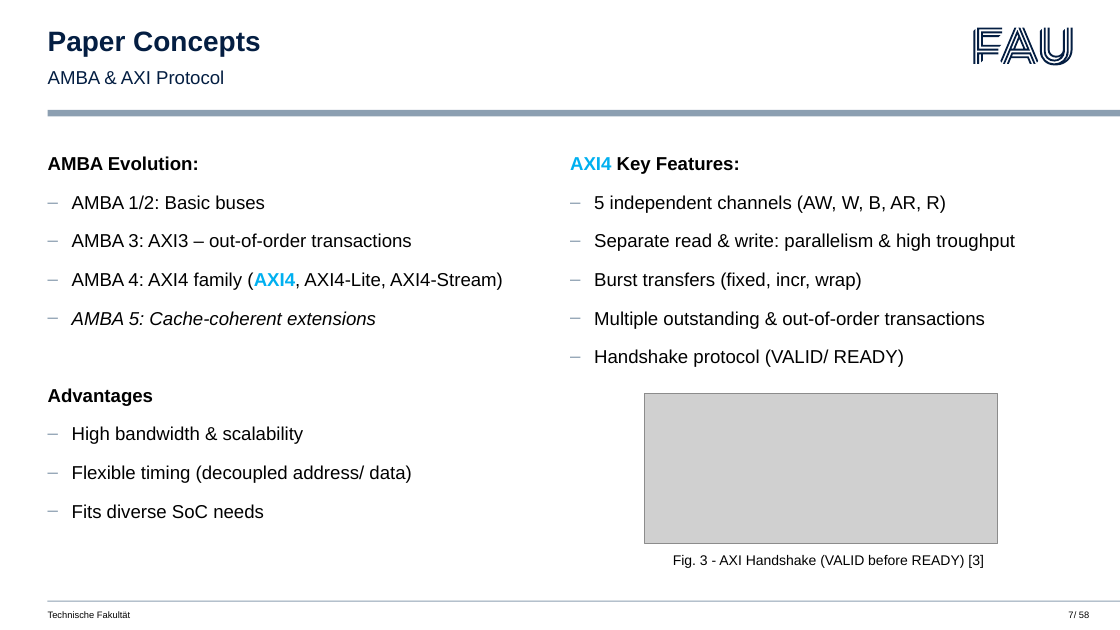
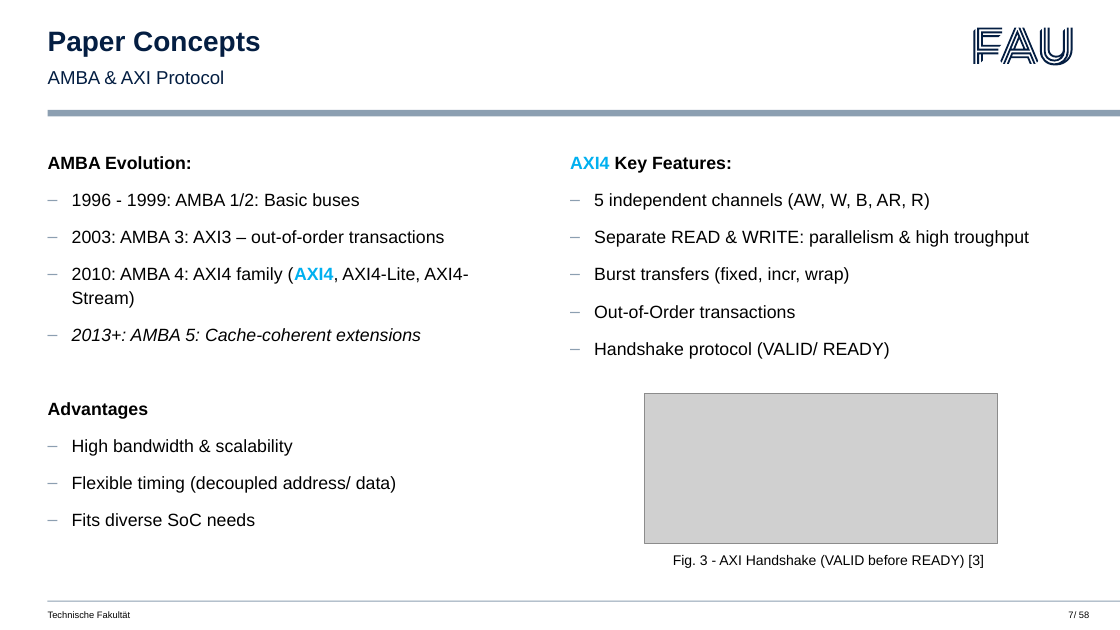
Before and after one commit to daschdy/NeuRa, a slide deck: slide 7 of presentation/Präsentation_NeuRa.pptx. Drawn at 1120x630 pixels with LibreOffice and Linux fonts; fonts in the diff are those of the drawing; grey boxes stand for pictures; background and template pictures are left out. Boxes give left, top, right and bottom in pixels: in the first picture for what was removed or moved away, otherwise in the second. Text is boxed around its words. In the diff, an @@ line names an element or a change of style, - is before the commit and + after.

Commit message:
final presentation

```diff
--- a/presentation/Präsentation_NeuRa.pptx
+++ b/presentation/Präsentation_NeuRa.pptx
@@ text at box(48, 156, 396, 526): size 16 to 15.2 pt in "AMBA Evolution:", "Advantages", "High bandwidth & scalability", "Flexible timing (decoupled address/ data)" and 1 more places; line spacing 1.1 to 1.09 @@
@@ text at box(570, 156, 930, 359): size 16 to 15.2 pt in "AXI4 Key Features:", "5 independent channels (AW, W, B, AR, ...", "Burst transfers (fixed, incr, wrap)", "Handshake protocol (VALID/ READY)"; line spacing 1.1 to 1.09 @@
@@ text at box(72, 193, 468, 341): text changed; size 16 to 15.2 pt @@
-– AMBA 1/2: Basic buses
-– AMBA 3: AXI3 – out-of-order transactions
-– AMBA 4: AXI4 family (AXI4, AXI4-Lite, AXI4-Stream)
-– AMBA 5: Cache-coherent extensions
+– 1996 - 1999: AMBA 1/2: Basic buses
+– 2003: AMBA 3: AXI3 – out-of-order transactions
+– 2010: AMBA 4: AXI4 family (AXI4, AXI4-Lite, AXI4-Stream)
+– 2013+: AMBA 5: Cache-coherent extensions
@@ text at box(594, 230, 1029, 247): text changed; size 16 to 15.2 pt @@
-– Separate read & write: parallelism & high troughput
+– Separate READ & WRITE: parallelism & high troughput
@@ text at box(594, 305, 796, 318): text changed; size 16 to 15.2 pt @@
-– Multiple outstanding & out-of-order transactions
+– Out-of-Order transactions
```
Also in this commit, not shown: 6 other slides changed.
